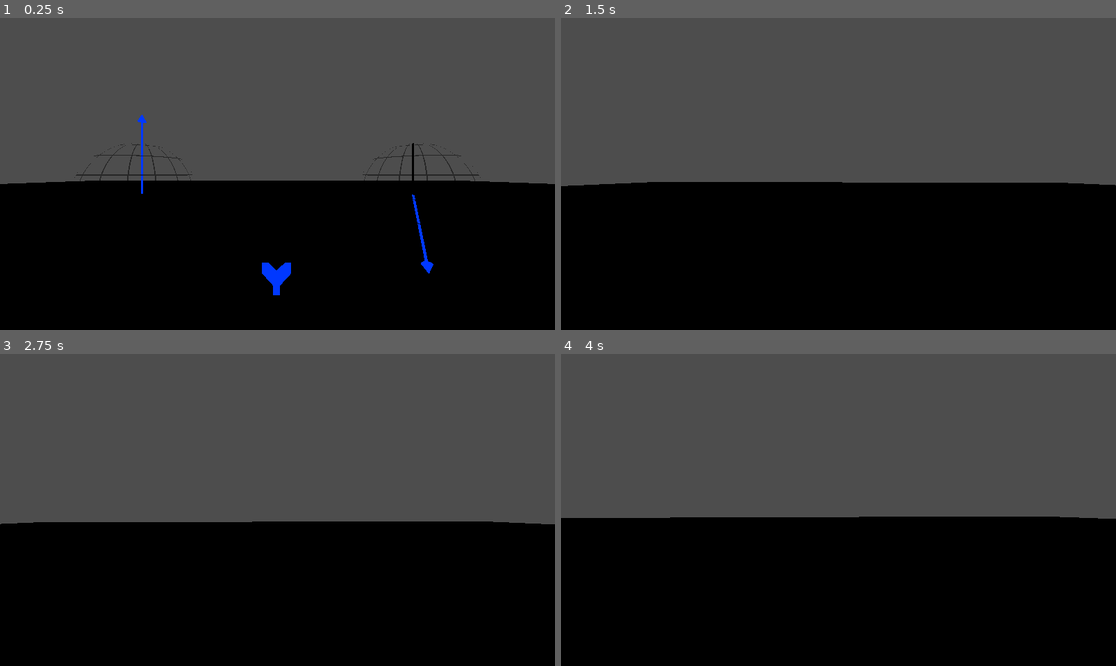
Above: before the commit, frames 1-4 (two rows, left to right).
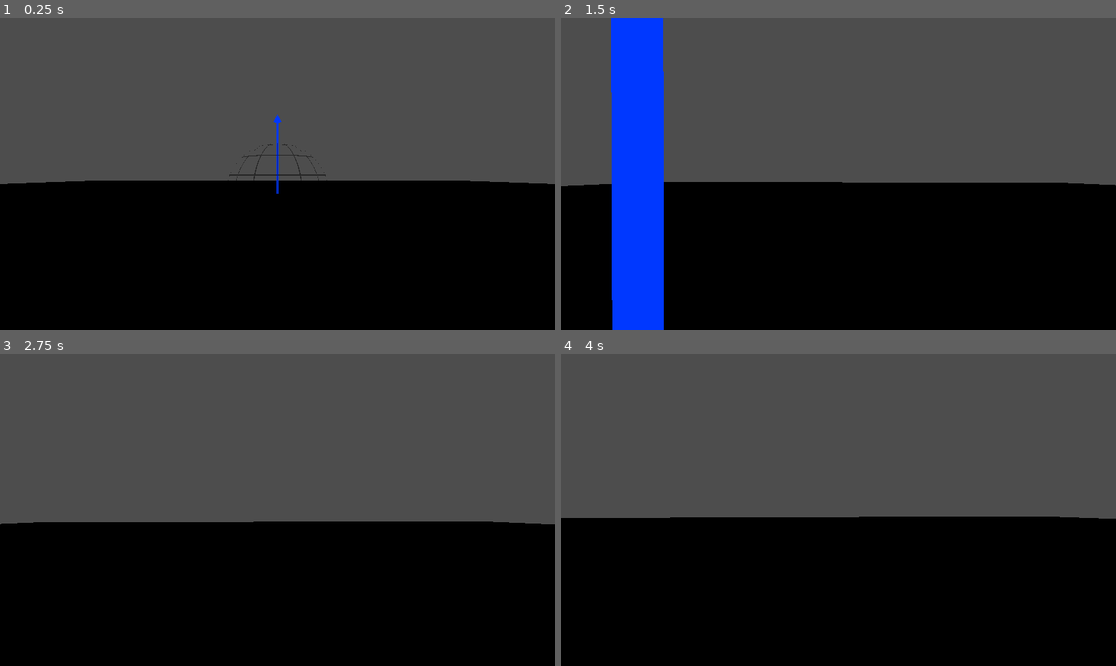
Above: after the commit, the same moments.

Repository: tdejong00/qugame
Game: Godot game, scene res://scenes/levels/main.tscn
The game is run twice, just before and just after one commit, with the same random seed, the same clock (stepped at 60 frames per second) and the same inputs.
Inputs (mouse positions are in pixels of both pictures, inside the frame that each line leads up to):
- Up to frame 1 (0.25 s): no input
- Up to frame 2 (1.5 s): tap Enter at 0.5 s; move the mouse to (866, 174) at 0.52 s; hold W (move_up) from 0.53 s (still down); tap F (interact) at 0.6, 1.35 s; tap Space (jump) at 0.77 s; move the mouse to (810, 174) at 1.27 s
- Up to frame 3 (2.75 s): keep holding W (move_up); tap Space (jump) at 1.52, 2 s; move the mouse to (288, 503) at 2.02 s; hold Shift (sprint) from 2.03 s (still down); tap F (interact) at 2.3 s
- Up to frame 4 (4 s): keep holding W (move_up); move the mouse to (832, 516) at 2.77 s; release Shift (sprint) at 2.78 s; tap F (interact) at 2.85, 3.6 s; tap Space (jump) at 3.02, 3.77 s; move the mouse to (877, 513) at 3.52 s

The runs differ from the first frame. In frame 1, 1.3% of the frame differs, in the area x 13-87%, y 30-89%; in frame 2, 9.4%, in the area x 9-19%, y 0-100%; in frame 3, less than 0.1%; in frame 4, less than 0.1%.

Commit message:
Add quantum circuit slot class

Diff:
--- a/scenes/levels/main.tscn
+++ b/scenes/levels/main.tscn
@@ -2,7 +2,7 @@
 
 [ext_resource type="PackedScene" uid="uid://bsi2sm86hkhor" path="res://scenes/objects/qubit/qubit.tscn" id="2_mgg4g"]
 [ext_resource type="PackedScene" uid="uid://ckk03qsadcwlw" path="res://scenes/entities/player/player.tscn" id="2_s1drc"]
-[ext_resource type="PackedScene" uid="uid://jwahwo270x0" path="res://scenes/objects/gates/pauli_y_gate/pauli_y_gate.tscn" id="3_wbgj1"]
+[ext_resource type="PackedScene" uid="uid://65xnlas5jt2i" path="res://scenes/objects/circuit/quantum_gate_slot.tscn" id="3_ynpfr"]
 
 [sub_resource type="PlaneMesh" id="PlaneMesh_7jt82"]
 size = Vector2(100, 100)
@@ -15,18 +15,6 @@
 [node name="Player" parent="." instance=ExtResource("2_s1drc")]
 transform = Transform3D(1.2, 0, 0, 0, 1.2, 0, 0, 0, 1.2, 0, 0, 3)
 
-[node name="Qubit" parent="." node_paths=PackedStringArray("quantum_gate") instance=ExtResource("2_mgg4g")]
-transform = Transform3D(1, 0, 0, 0, 1, 0, 0, 0, 1, -2, 0, 0)
-quantum_gate = NodePath("../PauliYGate")
-active = true
-
-[node name="PauliYGate" parent="." node_paths=PackedStringArray("qubit_in", "qubit_out") instance=ExtResource("3_wbgj1")]
-qubit_in = NodePath("../Qubit")
-qubit_out = NodePath("../Qubit2")
-
-[node name="Qubit2" parent="." instance=ExtResource("2_mgg4g")]
-transform = Transform3D(1, 0, 0, 0, 1, 0, 0, 0, 1, 2, 0, 0)
-
 [node name="Floor" type="StaticBody3D" parent="."]
 collision_layer = 4
 collision_mask = 0
@@ -36,3 +24,14 @@
 
 [node name="CollisionShape3D" type="CollisionShape3D" parent="Floor"]
 shape = SubResource("ConvexPolygonShape3D_76wk4")
+
+[node name="QuantumCircuit" type="Node3D" parent="."]
+
+[node name="Qubit" parent="QuantumCircuit" node_paths=PackedStringArray("slot") instance=ExtResource("2_mgg4g")]
+slot = NodePath("../QuantumGateSlot")
+active = true
+
+[node name="QuantumGateSlot" parent="QuantumCircuit" node_paths=PackedStringArray("qubit_in") instance=ExtResource("3_ynpfr")]
+transform = Transform3D(1, 0, 0, 0, 1, 0, 0, 0, 1, 2, 0, 0)
+qubit_in = NodePath("../Qubit")
+active = true
--- /dev/null
+++ b/scenes/objects/circuit/quantum_gate_slot.gd
@@ -0,0 +1,99 @@
+## Represents a slot within the quantum circuit, containing a quantum gate.
+class_name QuantumCircuitSlot extends Interactable
+
+## Resource path for creating instances of the scene.
+const SCENE: PackedScene = preload("res://scenes/objects/circuit/quantum_gate_slot.tscn")
+
+## The input qubit for this circuit slot.
+@export var qubit_in: Qubit
+## The quantum gate of this circuit slot.
+@export var quantum_gate: QuantumGate
+## The output qubit of this circuit slot.
+@export var qubit_out: Qubit
+## The next slot of the circuit.
+@export var next_slot: QuantumCircuitSlot
+
+@onready var base = $Base
+
+
+## Instantiates a Qubit at the specified position.
+static func create_qubit(position: Vector3, is_input: bool) -> Qubit:
+    var qubit = Qubit.SCENE.instantiate()
+    qubit.position = position
+    if not is_input:
+        qubit.position += (2 * Vector3.RIGHT)
+    qubit.active = is_input
+    return qubit
+
+
+## Instantiates a QuantumCircuitSlot at the specified position.
+static func create_slot(position: Vector3, qubit: Qubit) -> QuantumCircuitSlot:
+    var slot = QuantumCircuitSlot.SCENE.instantiate()
+    slot.position = position + (2 * Vector3.RIGHT)
+    slot.active = true
+    slot.qubit_in = qubit
+    slot.quantum_gate = null
+    slot.next_slot = null
+    qubit.slot = slot
+    return slot
+
+
+func _ready() -> void:
+    interaction_text = "
+Press [F] to clear
+Press [1] to place Identity gate
+Press [2] to place Hadamard gate
+Press [3] to place Pauli-Y gate
+"
+
+
+## Sets the quantum gate of this slot.
+func set_gate(gate_scene: PackedScene) -> void:
+    # Create the quantum gate
+    if quantum_gate != null:
+        remove_child(quantum_gate)
+    quantum_gate = gate_scene.instantiate()
+    add_child(quantum_gate)
+    base.visible = false
+
+    # Create output qubit for gate
+    if qubit_out == null:
+        qubit_out = create_qubit(base.position, false)
+        add_child(qubit_out)
+
+    # Add new empty slot
+    if next_slot == null:
+        next_slot = create_slot(qubit_out.position, qubit_out)
+        add_child(next_slot)
+
+    # Update circuit
+    qubit_in.propagate()
+
+
+## Clears the quantum gate slot and all following slots.
+func clear() -> void:
+    remove_child(quantum_gate)
+    remove_child(qubit_out)
+    remove_child(next_slot)
+    quantum_gate = null
+    qubit_out = null
+    next_slot = null
+    base.visible = true
+
+
+## Propagates the input qubit through the circuit.
+func propagate() -> void:
+    if quantum_gate != null and qubit_out != null:
+        quantum_gate.propagate(qubit_in, qubit_out)
+
+
+## Handles interaction by clearing or changing the quantum gate of this slot.
+func interact(key: String) -> void:
+    if key == "F":
+        clear()
+    if key == "1":
+        set_gate(IdentityGate.SCENE)
+    if key == "2":
+        set_gate(HadamardGate.SCENE)
+    if key == "3":
+        set_gate(PauliYGate.SCENE)
--- /dev/null
+++ b/scenes/objects/circuit/quantum_gate_slot.tscn
@@ -0,0 +1,29 @@
+[gd_scene load_steps=5 format=3 uid="uid://65xnlas5jt2i"]
+
+[ext_resource type="Material" uid="uid://cqj87tia0cqks" path="res://assets/black.tres" id="1_ae08p"]
+[ext_resource type="Script" path="res://scenes/objects/circuit/quantum_gate_slot.gd" id="1_fk7hm"]
+
+[sub_resource type="SphereMesh" id="SphereMesh_umt0p"]
+material = ExtResource("1_ae08p")
+radius = 0.25
+height = 0.25
+is_hemisphere = true
+
+[sub_resource type="SphereShape3D" id="SphereShape3D_elb6m"]
+radius = 0.25
+
+[node name="QuantumGateSlot" type="Node3D"]
+script = ExtResource("1_fk7hm")
+
+[node name="Base" type="Node3D" parent="."]
+
+[node name="StaticBody3D" type="StaticBody3D" parent="Base"]
+collision_layer = 2
+collision_mask = 0
+
+[node name="MeshInstance3D" type="MeshInstance3D" parent="Base/StaticBody3D"]
+mesh = SubResource("SphereMesh_umt0p")
+skeleton = NodePath("../..")
+
+[node name="CollisionShape3D" type="CollisionShape3D" parent="Base/StaticBody3D"]
+shape = SubResource("SphereShape3D_elb6m")
--- a/scenes/objects/gates/quantum_gate.gd
+++ b/scenes/objects/gates/quantum_gate.gd
@@ -1,17 +1,12 @@
 ## Represents a quantum gate that can apply transformations to a qubit using a defined matrix.
-class_name QuantumGate extends Interactable
-
-## The output qubit of the quantum gate.
-@export var qubit_in: Qubit
-## The output qubit of the quantum gate.
-@export var qubit_out: Qubit
+class_name QuantumGate extends Node3D
 
 ## A 2x2 matrix representing the quantum gate's transformation.
 var _matrix: PackedVector2Array
 
 
 ## Applies the quantum gate to the input qubit and propagates the result to the output qubit.
-func propagate() -> void:
+func propagate(qubit_in: Qubit, qubit_out) -> void:
     qubit_out.alpha = Vector2(
         # Real part of new α
         _matrix[0].x * qubit_in.alpha.x - _matrix[0].y * qubit_in.alpha.y + _matrix[1].x * qubit_in.beta.x - _matrix[1].y * qubit_in.beta.y,
--- a/scenes/objects/qubit/qubit.gd
+++ b/scenes/objects/qubit/qubit.gd
@@ -18,8 +18,8 @@
 
 ## Whether the bloch shpere is shown by default.
 @export var show_bloch_sphere: bool = true
-## The quantum gate which this qubit is an input for.
-@export var quantum_gate: QuantumGate
+## The quantum circuit slot which this qubit is an input for.
+@export var slot: QuantumCircuitSlot
 
 ## The amplitude for the |0⟩ state.
 var alpha: Vector2 = Vector2.RIGHT
@@ -80,8 +80,8 @@
     if _phi < 0:
         _phi += PI * 2
 
-    if quantum_gate != null:
-        quantum_gate.propagate()
+    if slot != null:
+        slot.propagate()
 
 
 ## Toggles between basis states.
